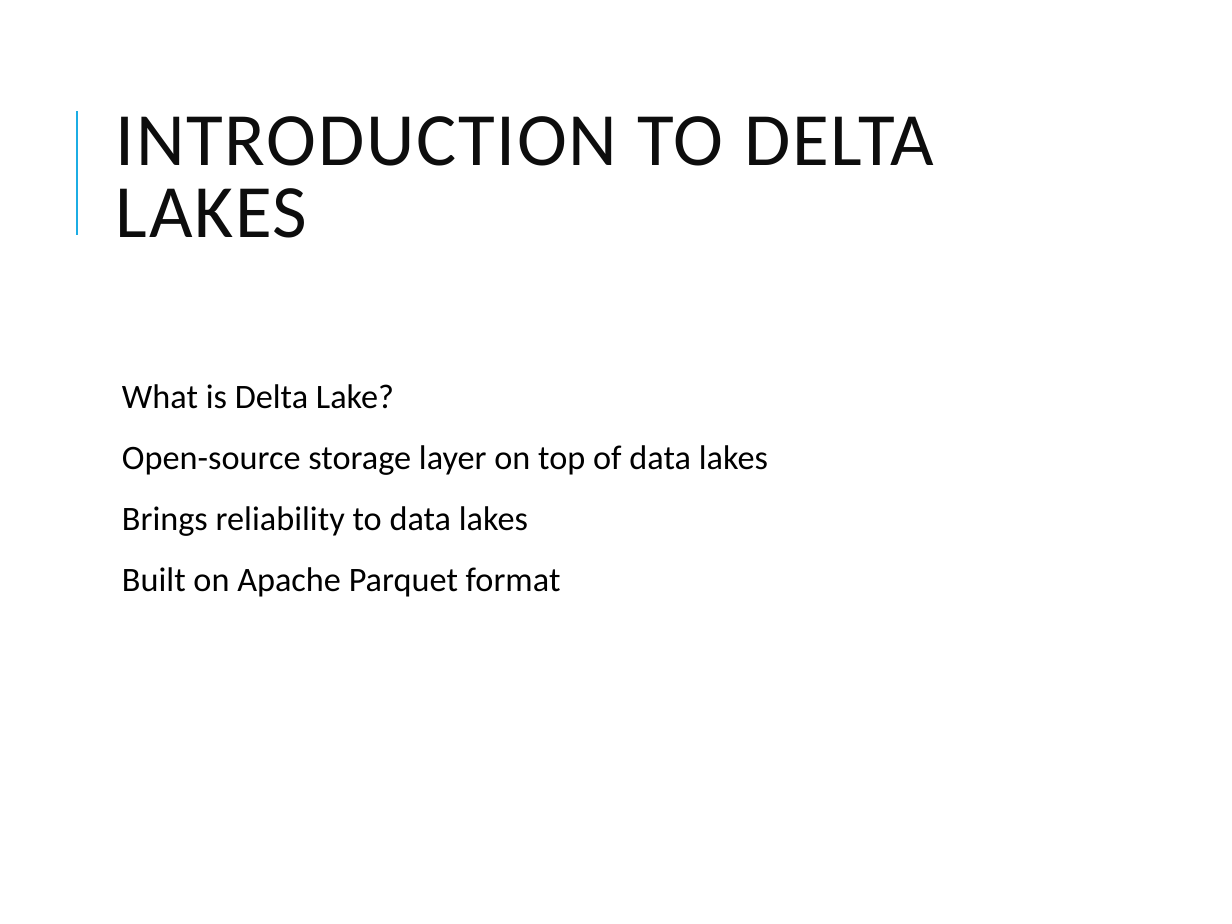
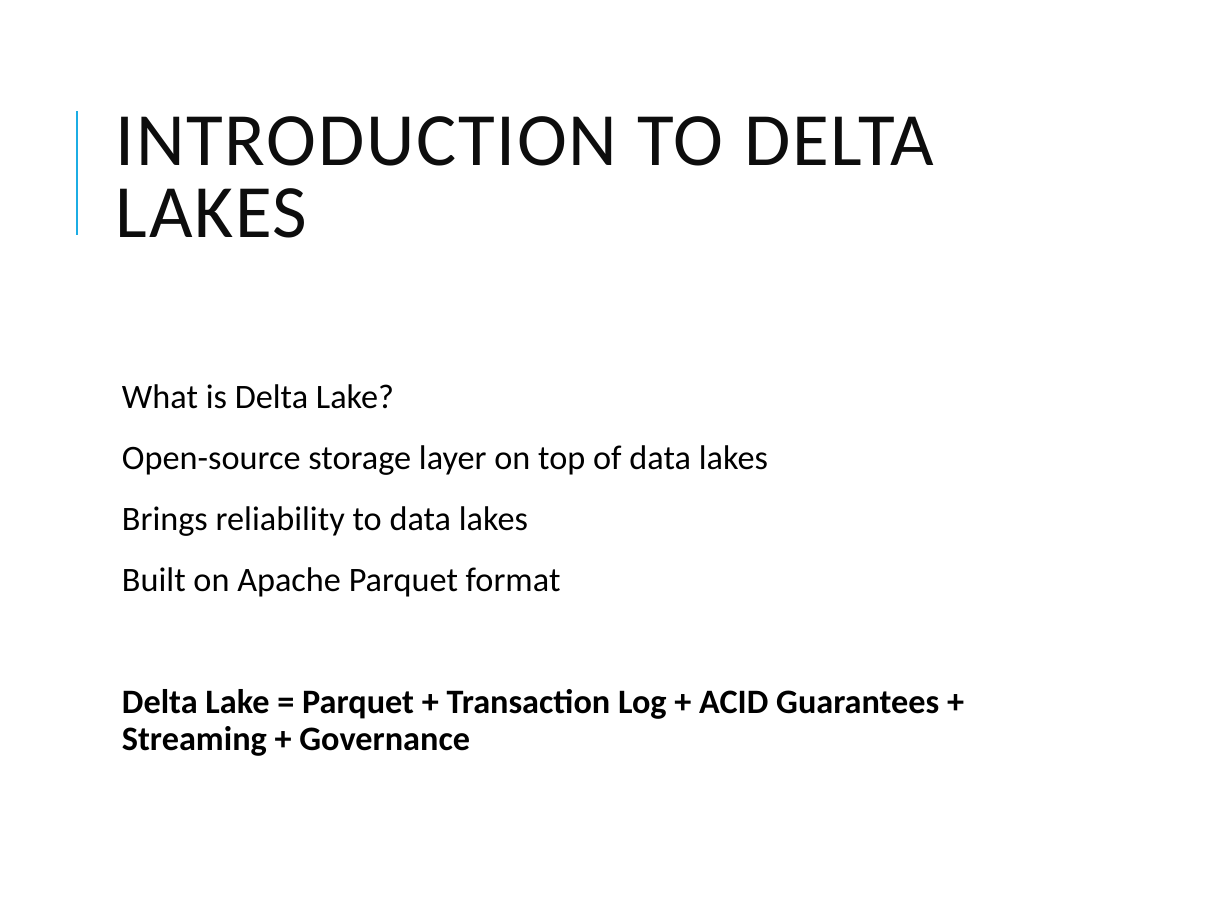
Before and after one commit to vikash-verma-profile/DE-Content-WithSnowflakes, a slide deck: slide 2 of Week-2/Day-1/Delta_Lake.pptx. Drawn at 1232x924 pixels with LibreOffice and Linux fonts; fonts in the diff are those of the drawing. Boxes give left, top, right and bottom in pixels: in the first picture for what was removed or moved away, otherwise in the second. Text is boxed around its words. In the diff, an @@ line names an element or a change of style, - is before the commit and + after.

```diff
--- a/Week-2/Day-1/Delta_Lake.pptx
+++ b/Week-2/Day-1/Delta_Lake.pptx
@@ text at (122,689,939,756): paragraph added @@
+  Delta Lake = Parquet + Transaction Log + ACID Guarantees + Streaming + Governance
```
Also in this commit, not shown: 6 other slides changed, 5 slides added, 7 other files.
